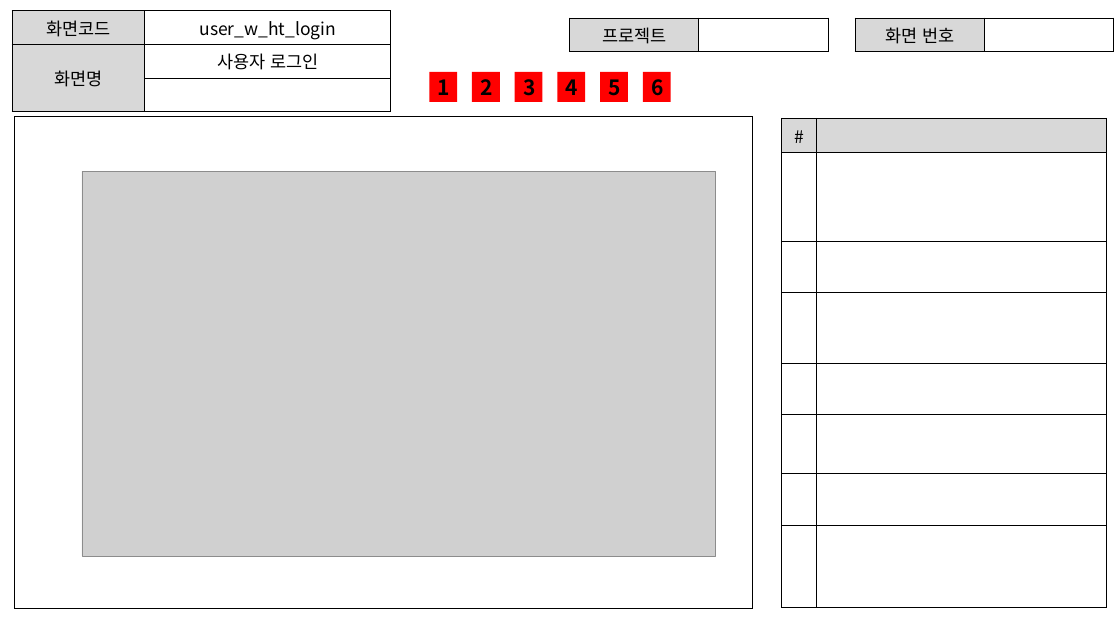
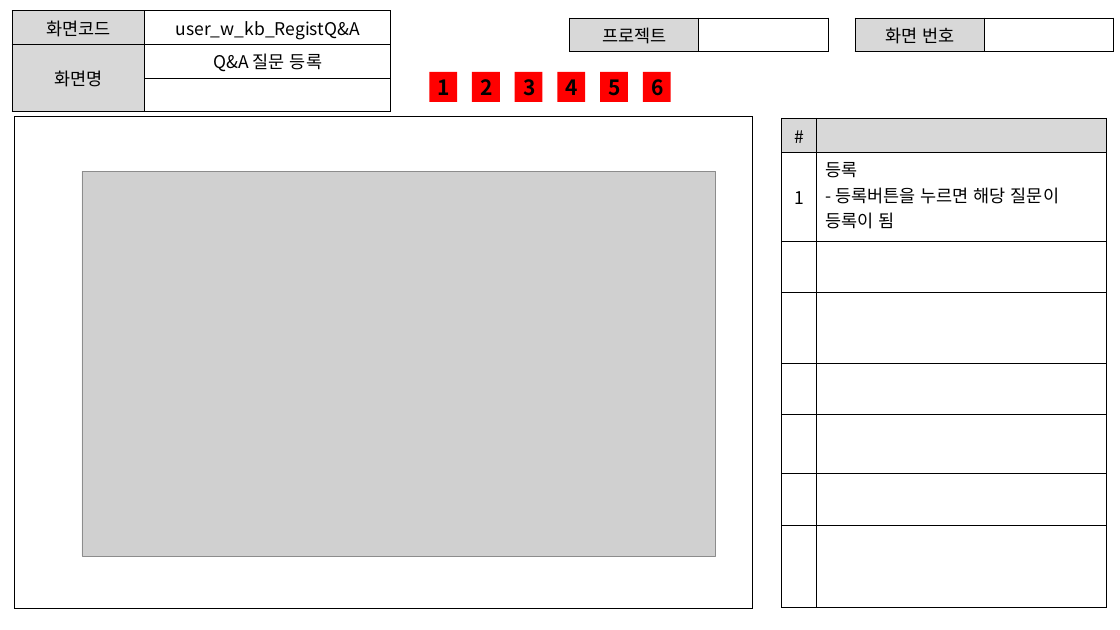
Before and after one commit to ezenteam2/EzenCrowdFunding, a slide deck: slide 8 of project03 화면설계서/project03 - 화면 설계서 - 기범.pptx (slide 6 before the commit). Drawn at 1120x630 pixels with LibreOffice and Linux fonts; fonts in the diff are those of the drawing; grey boxes stand for pictures. Boxes give left, top, right and bottom in pixels: in the first picture for what was removed or moved away, otherwise in the second. Text is boxed around its words. In the diff, an @@ line names an element or a change of style, - is before the commit and + after.

```diff
--- a/project03 화면설계서/project03 - 화면 설계서 - 기범.pptx
+++ b/project03 화면설계서/project03 - 화면 설계서 - 기범.pptx
@@ table at [12,11,391,99] @@
-row 1, column 2: user_w_ht_login
+row 1, column 2: user_w_kb_RegistQ&A
-row 2, column 2: 사용자 로그인
+row 2, column 2: Q&A 질문 등록
@@ table at [782,118,1107,607] @@
+row 2: 1 | 등록 / - 등록버튼을 누르면 해당 질문이 등록이 됨
-row 8:  | 
```
Also in this commit, not shown: 7 other slides changed, 12 slides added, 8 other files.
